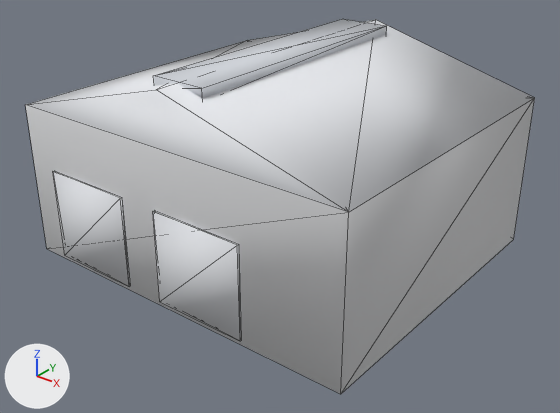
One commit to the glTF model assets/models/industrial-warehouse.glb: the scene before it, then after it.
Both versions are drawn from a 50 mm lens placed at (19.3, -24.3, 16.9), pointed at (0.6, -0.9, 2.4). Arrows for +X, +Y and +Z are at lower left; the lights stay in place. The picture after the commit comes second. Mesh edges are drawn as thin lines. Where no turn or scale is listed for an object, it has been applied to the vertices. Vertices at exactly the same position are counted once.

The first picture shows 'geometry_0'.
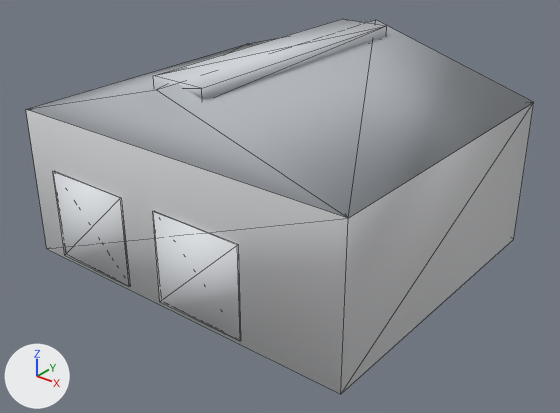
Location of each change, (x1, y1, x2, y2) in pixels of the pictures (560 x 413 px; the box of a moved part takes in the faces that stretch with it):
'geometry_0', reshaped, recoloured
    before: (26, 19, 535, 394)
    after: (26, 19, 534, 394)
part 1 of me_geometry_0, moved or reshaped
    before: (26, 20, 535, 342)
    after: (26, 20, 534, 342)
part 2 of me_geometry_0, edited (looks the same)
    both: (26, 103, 534, 394)
part 3 of me_geometry_0, edited (looks the same)
    both: (154, 19, 387, 99)
part 4 of me_geometry_0, recoloured
    both: (34, 20, 530, 212)

What the commit changed:
me_geometry_0 has 34 vertices, 56 faces and spans x -8.0..8.0, y -7.0..7.0, z 0.0..9.0.
me_geometry_0 is used by ob_geometry_0; location (0.0, 0.0, 0.0).
Before the commit, vertices of me_geometry_0: 2 (8.0, -6.9, 6.8) at pixel (348, 212), 3 (-8.0, -6.9, 6.8) at pixel (25, 104), 6 (-8.0, 7.0, 6.8) at pixel (247, 40), 7 (8.0, 7.0, 6.8) at pixel (534, 97).
Part 1, on me_geometry_0:
Vertices 2, 3, 6, 7 of me_geometry_0 move by (0.0, 0.0, -0.2).
me_geometry_0 part 2: 36 faces centred in x -8.0..8.0, y -7.0..7.0, z 0.0..6.8 are repainted in the vertex colours; the middle colour goes from white #e8eaee to white #eaedf1.
me_geometry_0 part 3: 12 faces centred in x -1.2..1.2, y -5.9..6.0, z 8.5..9.0 are repainted in the vertex colours; the middle colour goes from light grey #d0d4da to light grey #d2d6dc.
me_geometry_0 part 4: 8 faces centred in x -5.3..5.3, y -6.9..7.0, z 6.8..8.2 are repainted in the vertex colours; the middle colour goes from white #e8eaee to grey #b3b8be.
